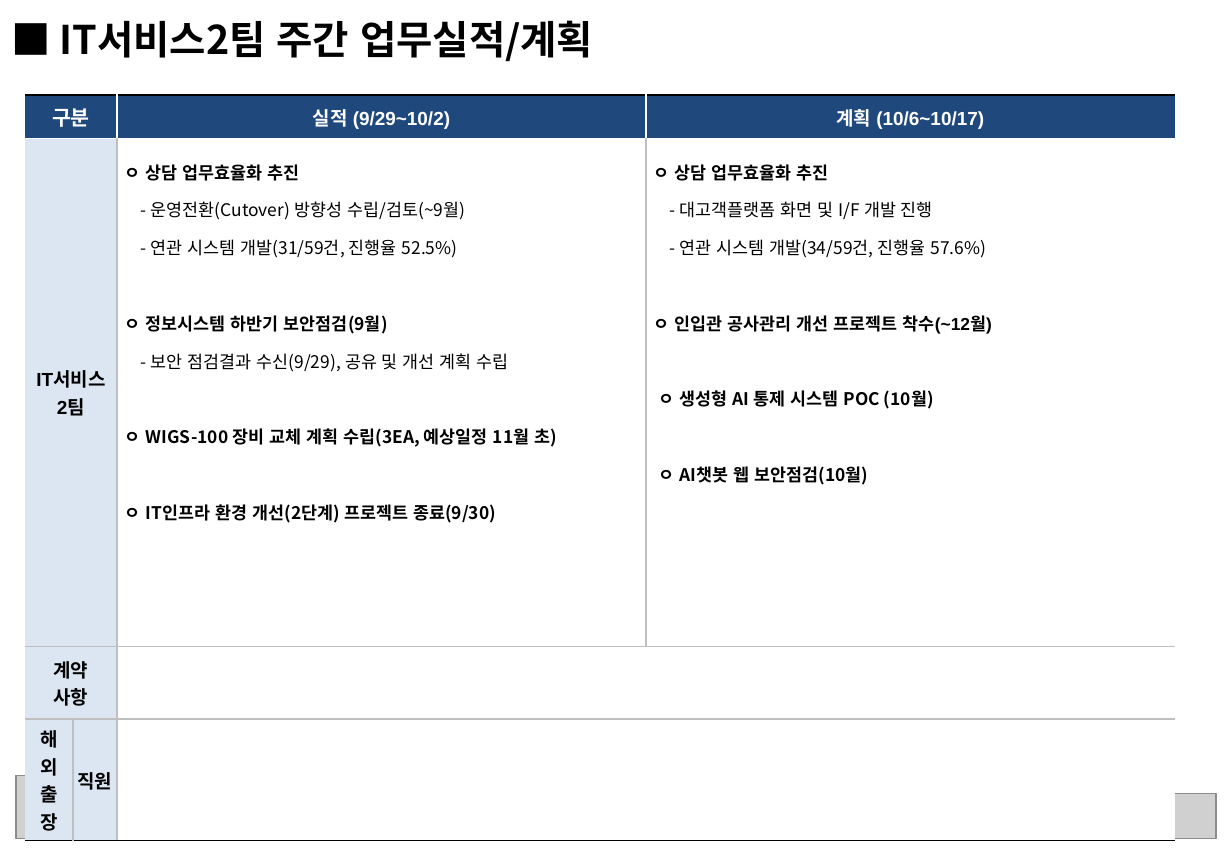
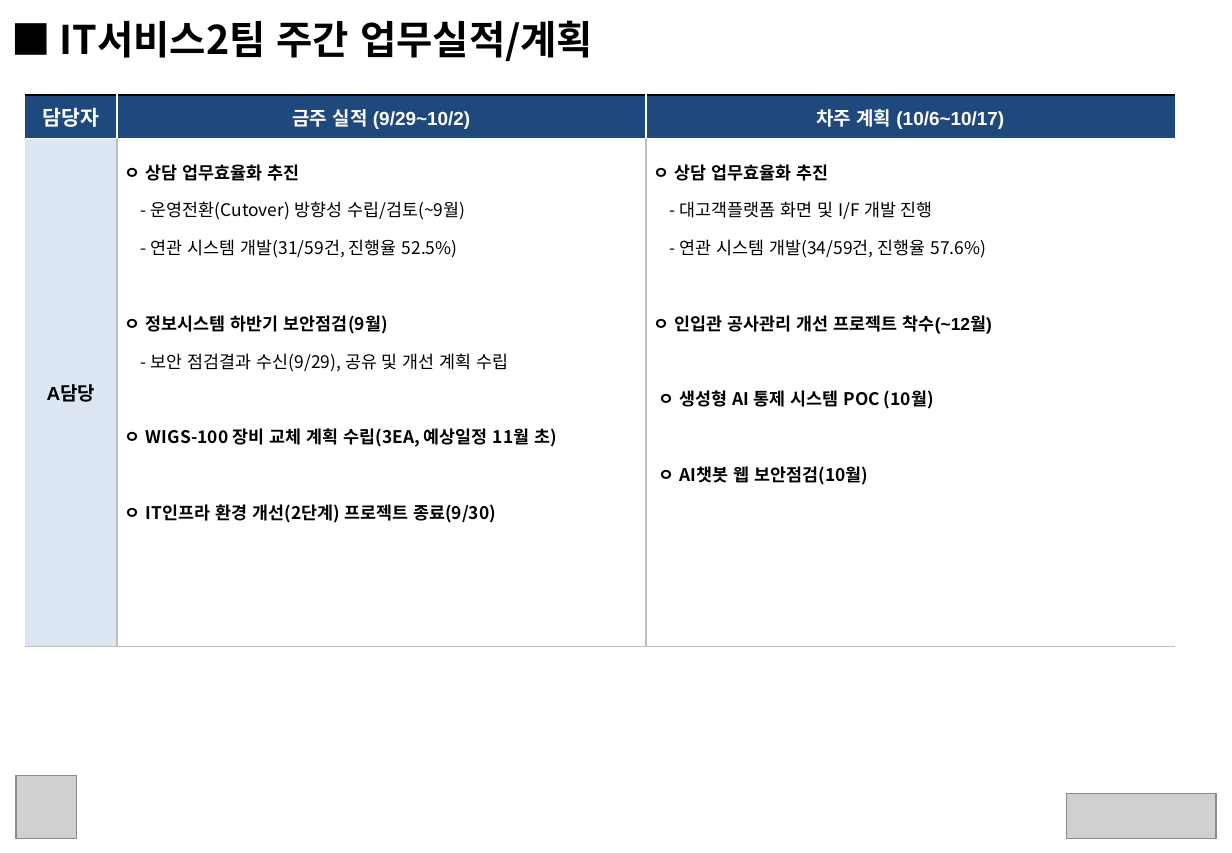
Before and after one commit to ziid76/weekly_worklog, a slide deck: slide 1 of templates.pptx. Drawn at 1232x853 pixels with LibreOffice and Linux fonts; fonts in the diff are those of the drawing; grey boxes stand for pictures; background and template pictures are left out. Boxes give left, top, right and bottom in pixels: in the first picture for what was removed or moved away, otherwise in the second. Text is boxed around its words. In the diff, an @@ line names an element or a change of style, - is before the commit and + after.

```diff
--- a/templates.pptx
+++ b/templates.pptx
@@ table at (25,96,1175,642) @@
-구분 |  | 실적 (9/29~10/2) | 계획 (10/6~10/17)
-IT서비스2팀 |  | ㅇ 상담 업무효율화 추진 / - 운영전환(Cutover) 방향성 수립/검토(~9월) / - 연관 시스템 개발(31/59건, 진행율 52.5%) / ㅇ 정보시스템 하반기 보안점검(9월) / - 보안 점검결과 수신(9/29), 공유 및 개선 계획 수립 / ㅇ WIGS-100 장비 교체 계획 수립(3EA, 예상일정 11월 초) / ㅇ IT인프라 환경 개선(2단계) 프로젝트 종료(9/30) | ㅇ 상담 업무효율화 추진 / - 대고객플랫폼 화면 및 I/F 개발 진행 / - 연관 시스템 개발(34/59건, 진행율 57.6%) / ㅇ 인입관 공사관리 개선 프로젝트 착수(~12월) / ㅇ 생성형 AI 통제 시스템 POC (10월) / ㅇ AI챗봇 웹 보안점검(10월)
-계약 / 사항 |  |  | 
-해외출장 | 직원 |  | 
+담당자 | 금주 실적 (9/29~10/2) | 차주 계획 (10/6~10/17)
+A담당 | ㅇ 상담 업무효율화 추진 / - 운영전환(Cutover) 방향성 수립/검토(~9월) / - 연관 시스템 개발(31/59건, 진행율 52.5%) / ㅇ 정보시스템 하반기 보안점검(9월) / - 보안 점검결과 수신(9/29), 공유 및 개선 계획 수립 / ㅇ WIGS-100 장비 교체 계획 수립(3EA, 예상일정 11월 초) / ㅇ IT인프라 환경 개선(2단계) 프로젝트 종료(9/30) | ㅇ 상담 업무효율화 추진 / - 대고객플랫폼 화면 및 I/F 개발 진행 / - 연관 시스템 개발(34/59건, 진행율 57.6%) / ㅇ 인입관 공사관리 개선 프로젝트 착수(~12월) / ㅇ 생성형 AI 통제 시스템 POC (10월) / ㅇ AI챗봇 웹 보안점검(10월)
```
Also in this commit, not shown: 34 other files.
